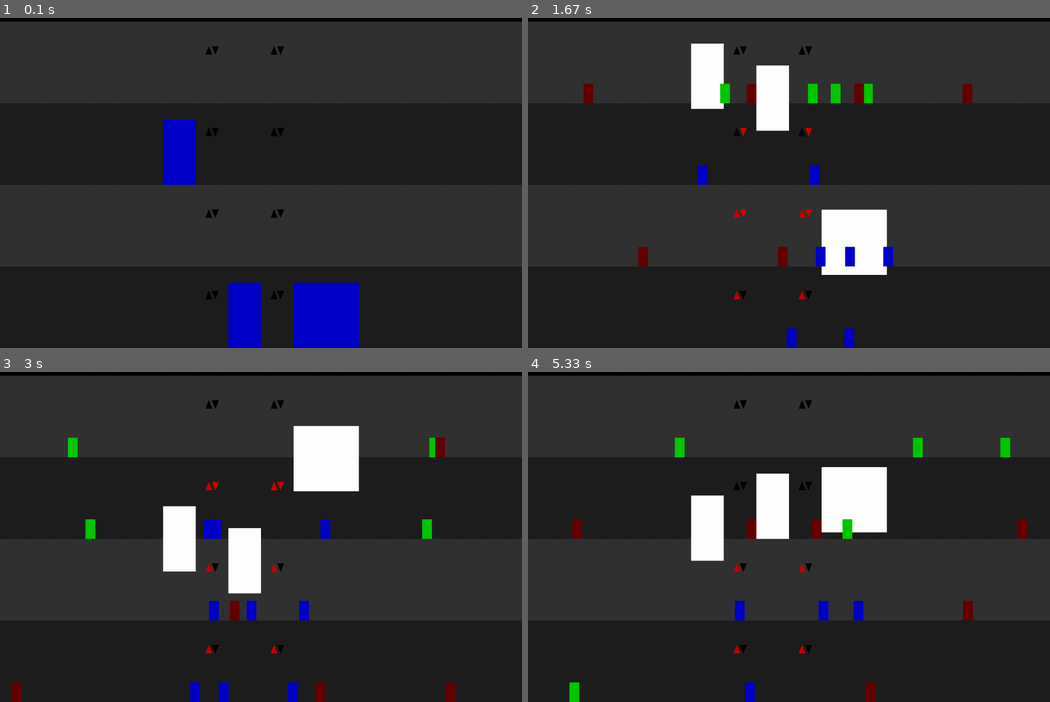
Above: before the commit, frames 1-4 (two rows, left to right).
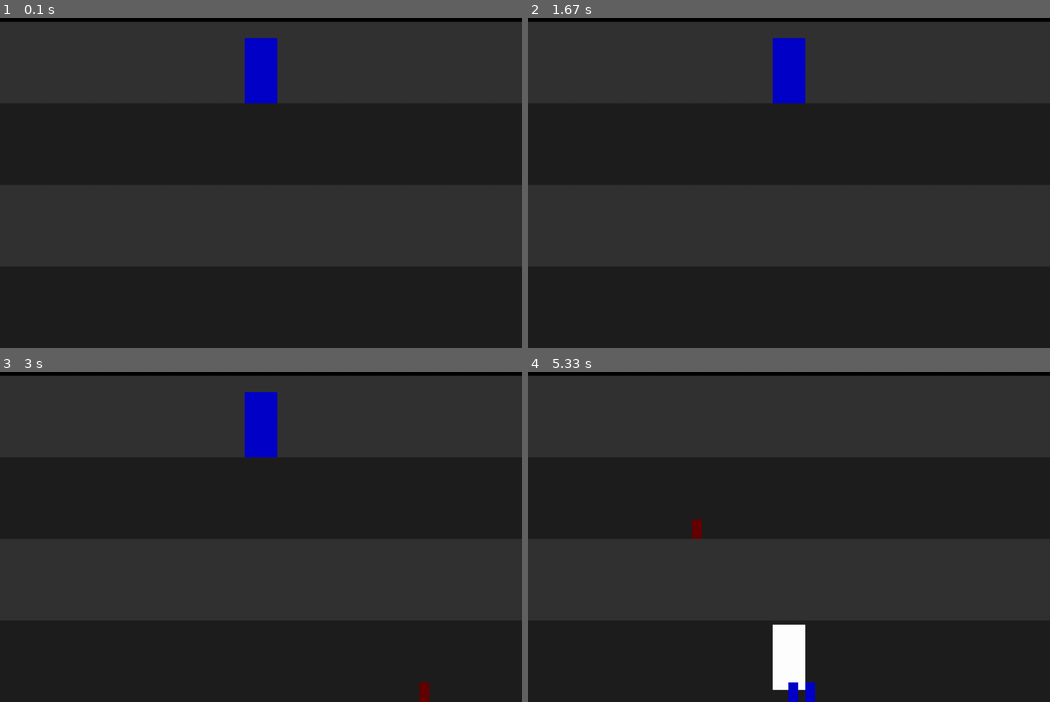
Above: after the commit, the same moments.

Repository: niklasdhein/EiP-Praktium-Aufzugssimulation
Game: pygame game, started from simulation.py
The game is run twice, just before and just after one commit, with the same random seed, the same clock (stepped at 60 frames per second) and the same inputs.
Inputs:
- Up to frame 1 (0.1 s): no input
- Up to frame 2 (1.67 s): no input
- Up to frame 3 (3 s): no input
- Up to frame 4 (5.33 s): no input

The runs differ from the first frame. In frame 1, 6.5% of the frame differs, in the area x 31-69%, y 5-100%; in frame 2, 7.8%; in frame 3, 8.6%, in the area x 2-88%, y 5-100%; in frame 4, 8.4%.

Commit message:
aufzüge warten jetzt und solange können passagiere einsteigen, ABER noch buggy..

Diff:
--- a/elevator.py
+++ b/elevator.py
@@ -7,11 +7,13 @@
     elevator_controller: ElevatorController,
     capacity: int,
     speed: float,
-    mode: str) -> None:
+    mode: str,
+    current_level: Level) -> None:
         self.elevator_controller = elevator_controller  # parent controller
         self.capacity = capacity    # capacity in kg
         self.speed = speed if self.capacity <= 1000 else speed // 2
         self.mode = mode
+        self.current_level = current_level
 
         self.width = 100 if self.capacity <= 1000 else 200
 
@@ -20,7 +22,8 @@
         self.target_level = None    # tracks the level travelling to
         self.target_y = None        # target y coordinate
 
-        self.waittime = 8           # seconds of doors opened
+        self.waittime = 7.5         # seconds of doors opened
+        self.time_elapsed = 0
 
         self.graphics = None        # stores the pygame object like rect, sprite, ..
 
@@ -63,7 +66,66 @@
                     passengers_that_remain.append(passenger)
             self.passengers = passengers_that_remain    # update the passengers
 
-        def handle_people_enter() -> None:
+        def handle_overweight() -> None:
+            while self.get_load() > self.capacity:
+                self.passengers[-1].leave_elevator(self.passengers[-1].graphics.x, self.target_level)
+                self.passengers.pop()
+
+        def handle_passenger_targets() -> None:
+            for passenger in self.passengers:
+                if passenger.target_level not in self.queue:
+                    self.add_to_queue(passenger.target_level)
+
+        # 1. sets current level to the reached target
+        self.current_level = self.target_level
+
+        # 2. when the elevator arrives at a level, remove
+        # the call from the level for the elevator
+        remove_calls_from_level()
+
+        # 3. if an elevator arrives at a level with a call, but the elevator was not
+        # called by this level and holds because he drops people of,
+        # then take them in and remove
+        smart_remove_controller_call()
+
+        # 4. drop off all people who want to exit on that level
+        # and also update the list of people still in the elevator
+        handle_people_exit()
+
+        # 5. check for overweight.
+        # when overweight, kick as many people as needed
+        handle_overweight()
+
+        # 6. removes old elevator target
+        self.remove_target()
+
+        # 7. when in algorithm mode respect passenger targets
+        # when in random mode just append a new random target to queue
+        if self.mode == "algorithm":
+            handle_passenger_targets()
+        elif self.mode == "random":
+            self.add_random_level_to_queue()
+
+    def move(self, dt: float, speed_multiplier: float) -> None:
+        # print(f"moving by {self.direction * self.speed * dt}")
+        self.graphics.y += self.direction * self.speed * speed_multiplier * dt
+
+    def has_arrived_at_target(self) -> bool:
+        # returns true if either was moving and reached the target or
+        # is not moving but already is at target
+        return self.direction == -1 and self.graphics.y <= self.target_y\
+            or self.direction == 1 and self.graphics.y >= self.target_y\
+            or self.direction == 0 and self.graphics.y == self.target_y
+
+    def update(self, dt: float, speed_multiplier: float) -> None:
+        # only move if an elevator has waited long enough
+        if self.time_elapsed >= self.waittime:
+            self.move(dt=dt, speed_multiplier=speed_multiplier)
+
+        # while waiting with doors opened, check for new passangers
+        # to enter
+        else:
+            passengers_of_level = self.current_level.passengers
             for passenger in passengers_of_level:
                 if passenger.states["elevator_called"] and \
                     not passenger.states["in_elevator"] and \
@@ -71,75 +133,20 @@
                     passenger.enter_elevator()
                     self.passengers.append(passenger)
 
-        def handle_overweight() -> None:
-            while self.get_load() > self.capacity:
-                self.passengers[-1].leave_elevator(self.passengers[-1].graphics.x, self.target_level)
-                self.passengers.pop()
-
-        def handle_passenger_targets() -> None:
-            for passenger in self.passengers:
-                if passenger.target_level not in self.queue:
-                    self.add_to_queue(passenger.target_level)
-
-        # 1. when the elevator arrives at a level, remove
-        # the call from the level for the elevator
-        remove_calls_from_level()
-
-        # 2. if an elevator arrives at a level with a call, but the elevator was not
-        # called by this level and holds because he drops people of,
-        # then take them in and remove
-        smart_remove_controller_call()
-
-        # 3. get all passengers on the level arrived
-        passengers_of_level = self.target_level.passengers
-
-        # 4. drop off all people who want to exit on that level
-        # and also update the list of people still in the elevator
-        handle_people_exit()
-
-        # 5. from all passengers in the level, let these enter, who have called the elevator
-        # and are waiting
-        handle_people_enter()
-
-        # 6. check for overweight.
-        # when overweight, kick as many people as needed
-        handle_overweight()
-
-        # 7. removes old elevator target, if a target is in queue it
-        # gets set as new one.
-        self.remove_target()
-
-        # 8. when in algorithm mode respect passenger targets
-        # when in random mode just append a new random target to queue
-        if self.mode == "algorithm":
-            handle_passenger_targets()
-        elif self.mode == "random":
-            self.add_random_level_to_queue()
-
-    def move(self, dt: float) -> None:
-        # print(f"moving by {self.direction * self.speed * dt}")
-        self.graphics.y += self.direction * self.speed * dt
-
-    def has_arrived_at_target(self) -> bool:
-        return self.direction == 0\
-            or self.direction == -1 and self.graphics.y <= self.target_y\
-            or self.direction == 1 and self.graphics.y >= self.target_y
-
-    def update(self, dt: float) -> None:
-        # only move the elevator if it has a target
-        if self.target_level != None:
-            # move the elevator a bit each frame
-            self.move(dt=dt)
-
-            # check if it has arrived
-            if self.has_arrived_at_target():
-                self.graphics.y = self.target_y
-                self.handle_arrival_at_target()
+        # procedure called the moment an elevator arrives
+        if self.has_arrived_at_target():
+            self.graphics.y = self.target_y
+            self.handle_arrival_at_target()
+            self.time_elapsed = 0
+
+        # if not at target yet, increase time_elapsed count
+        else:
+            self.time_elapsed += dt * speed_multiplier
 
         # pick a target on your own if algorithm mode is disabled
         # when algorithm mode is enabled targets will get sent by the controller
         # and set by passengers
-        elif self.mode != "algorithm":
+        """elif self.mode != "algorithm":
             if self.mode == "random":
                 self.add_random_level_to_queue()
             elif self.mode == "pingpong":
@@ -152,20 +159,17 @@
                 else:
                     self.add_multiple_to_queue(self.elevator_controller.building.levels)
             else:
-                print("elevator in unknown mode")
+                print("elevator in unknown mode")"""
 
     def remove_target(self) -> None:
         """
         A target is removed, when the elevator arrives.
         """
-        # remove target from elevator
+        # resets current target and deletes it from the queue
         self.target_level = None
         self.target_y = None
         self.direction = 0
-
         self.queue.pop(0)
-        if len(self.queue) > 0:
-            self.set_target(self.queue[0])
 
     def set_target(self, target_level: Level) -> None:
         target_y = target_level.background_gfx.y + target_level.background_gfx.height - self.graphics.height
@@ -176,6 +180,11 @@
         if self.graphics.y < self.target_y: self.direction = 1
         elif self.graphics.y > self.target_y: self.direction = -1
         else: self.direction = 0
+
+        """print(f"got new target level: {self.target_level.level}")
+        print("- queue -")
+        for q in self.queue:
+            print(f"\t[ {q.level} ]")"""
 
     def add_to_queue(self, target_level: Level) -> None:
         self.queue.append(target_level)
--- a/elevator_controller.py
+++ b/elevator_controller.py
@@ -7,7 +7,6 @@
 class ElevatorController:
     def __init__(self,
     building: Building,
-    speed_multiplier: float,
     elevator_count: int,
     big_elevator_spawn_probability: float,
     elevator_mode: str) -> None:
@@ -16,8 +15,7 @@
         self.elevator_mode = elevator_mode
 
         self.elevator_margin_x = 100
-        self.create_random_elevators(speed_multiplier=speed_multiplier,
-        elevator_count=elevator_count,
+        self.create_random_elevators(elevator_count=elevator_count,
         big_elevator_spawn_probability=big_elevator_spawn_probability,
         elevator_mode=elevator_mode)
 
@@ -29,7 +27,7 @@
             "down": []
         }
 
-    def update(self, dt: float) -> None:
+    def update(self, dt: float, speed_multiplier: float) -> None:
         """
         The controller is like the head control-unit of all elevators.
         """
@@ -37,15 +35,14 @@
         if self.elevator_mode == "algorithm":
             self.check_for_new_calls()
             self.try_to_send_elevator_to_call()
-        self.update_elevators(dt=dt)
+        self.update_elevators(dt=dt, speed_multiplier=speed_multiplier)
 
-    def update_elevators(self, dt: float) -> None:
+    def update_elevators(self, dt: float, speed_multiplier: float) -> None:
         # call update for every elevator
         for elevator in self.elevators:
-            elevator.update(dt=dt)
+            elevator.update(dt=dt, speed_multiplier=speed_multiplier)
 
     def create_random_elevators(self,
-    speed_multiplier: int,
     elevator_count: int,
     big_elevator_spawn_probability: float,
     elevator_mode: str) -> None:
@@ -60,16 +57,17 @@
 
             # instantiate the elevator
             random_elevator = Elevator(elevator_controller=self,
-            speed=100*speed_multiplier,     # if the speed is too slow and framerate too high the steps get too small for pygame to handle. be careful
+            speed=100,          # if the speed is too slow and framerate too high the steps get too small for pygame to handle. be careful
             capacity=capacity,
-            mode=elevator_mode
+            mode=elevator_mode,
+            current_level=self.building.levels[random.randint(0, self.building.level_count-1)]
             )
 
             # instantiate the pygame part
             random_elevator.graphics = pygame.Rect(
                 offset_x,
-                self.building.bottom_y - self.building.levels[0].background_gfx.height\
-                * random.randint(0, self.building.level_count-1) - 200,
+                self.building.bottom_y - random_elevator.current_level.background_gfx.height\
+                * random_elevator.current_level.level - 200,
                 random_elevator.width,
                 200)
             offset_x += random_elevator.width + self.elevator_margin_x
--- a/simulation.py
+++ b/simulation.py
@@ -19,14 +19,14 @@
 # === simulation method(s) ===
 
 def start_simulation(
-    elevator_count: int=3,
+    elevator_count: int=1,
     level_count: int=4,
     big_elevator_spawn_probability: float=0.3,
     elevator_mode: str="algorithm",     # algorithm, random, pingpong
-    passenger_spawn_chance: float=1,    # probability / second
+    passenger_spawn_chance: float=0.1,    # probability / second
     passenger_patience: int=25,         # seconds
-    speed_multiplier: int=10,
-    simulation_time: int=60           #seconds
+    speed_multiplier: int=4,
+    simulation_time: int=3600           #seconds
     ) -> None:
 
     # == pre sim stuff ==
@@ -43,7 +43,6 @@
 
     # create elevator controller
     elevator_controller = ElevatorController(building=building,
-    speed_multiplier=speed_multiplier,
     elevator_count=elevator_count,
     big_elevator_spawn_probability=big_elevator_spawn_probability,
     elevator_mode=elevator_mode
@@ -88,7 +87,7 @@
             speed_multiplier=speed_multiplier))
 
         # handle elevator updates
-        elevator_controller.update(dt=dt)
+        elevator_controller.update(dt=dt, speed_multiplier=speed_multiplier)
 
         # handle passenger updates
         for passenger in passengers:
